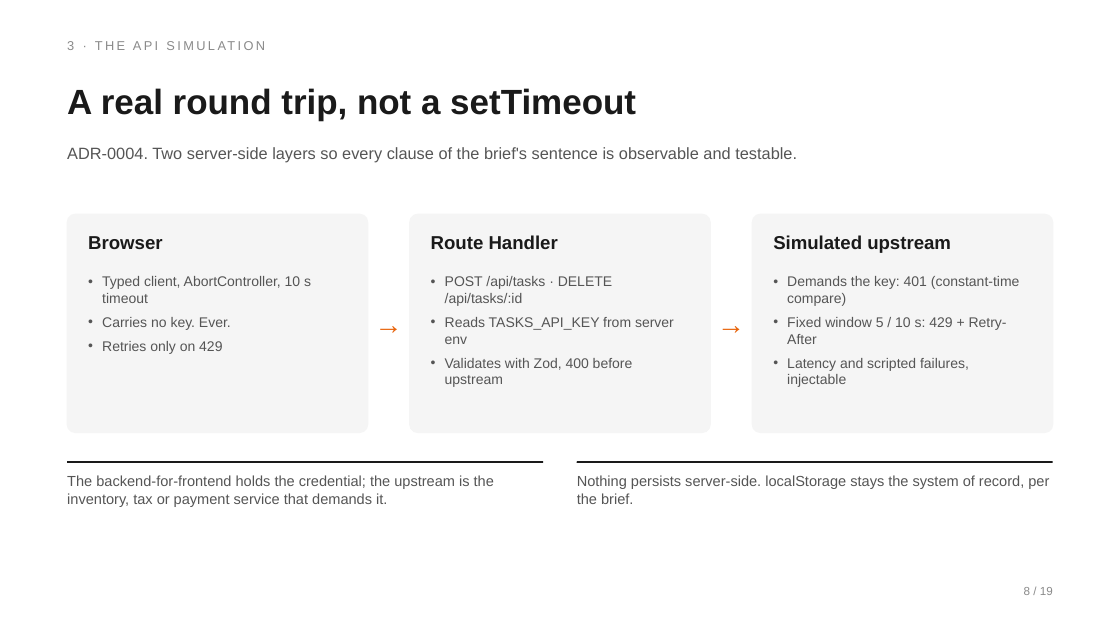
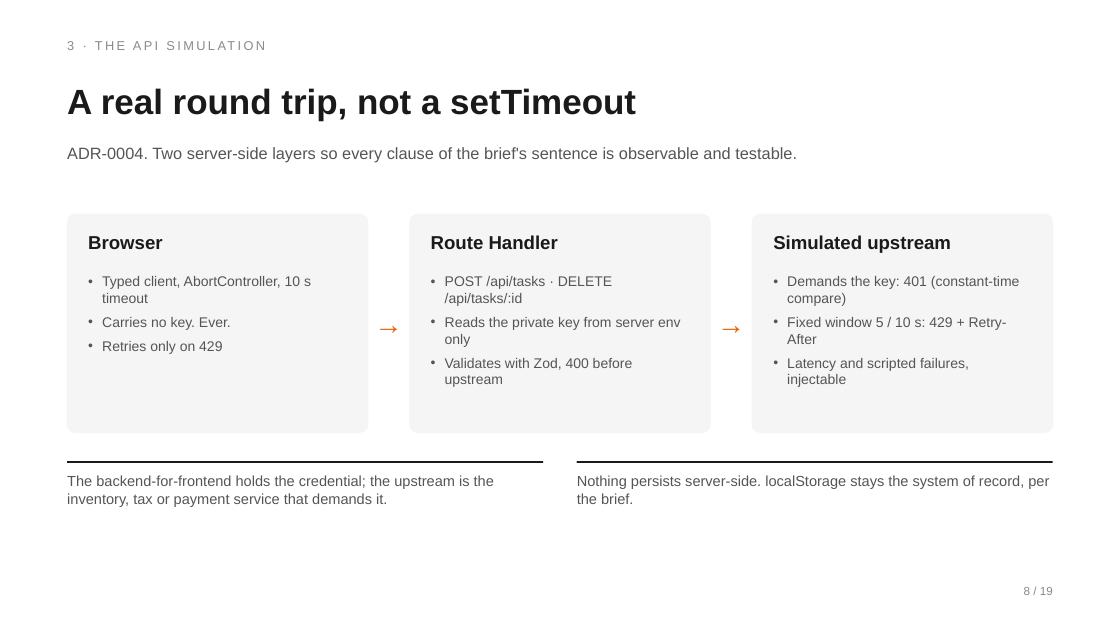
Before and after one commit to Justinohallo/aritzia-task-management, a slide deck: slide 8 of public/presentation/aritzia-task-management.pptx. Drawn at 1120x630 pixels with LibreOffice and Linux fonts; fonts in the diff are those of the drawing. Boxes give left, top, right and bottom in pixels: in the first picture for what was removed or moved away, otherwise in the second. Text is boxed around its words. In the diff, an @@ line names an element or a change of style, - is before the commit and + after.

```diff
--- a/public/presentation/aritzia-task-management.pptx
+++ b/public/presentation/aritzia-task-management.pptx
@@ text at bbox=[445, 317, 681, 347]: text changed @@
-• Reads TASKS_API_KEY from server env
+• Reads the private key from server env only
```
Also in this commit, not shown: 1 other file.
